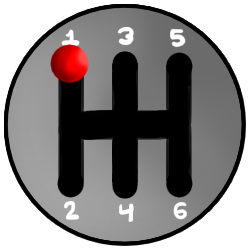
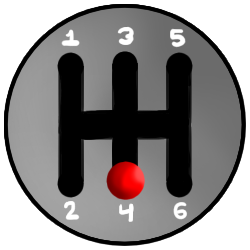
The second 250x250 image is a revision of the first. Changes to its layers:
painted on "Mask Layer" (1st of 2, in "Clipping Group 8") over [50,44,145,200]
painted on "Paint Layer 7" over [50,44,145,200]
